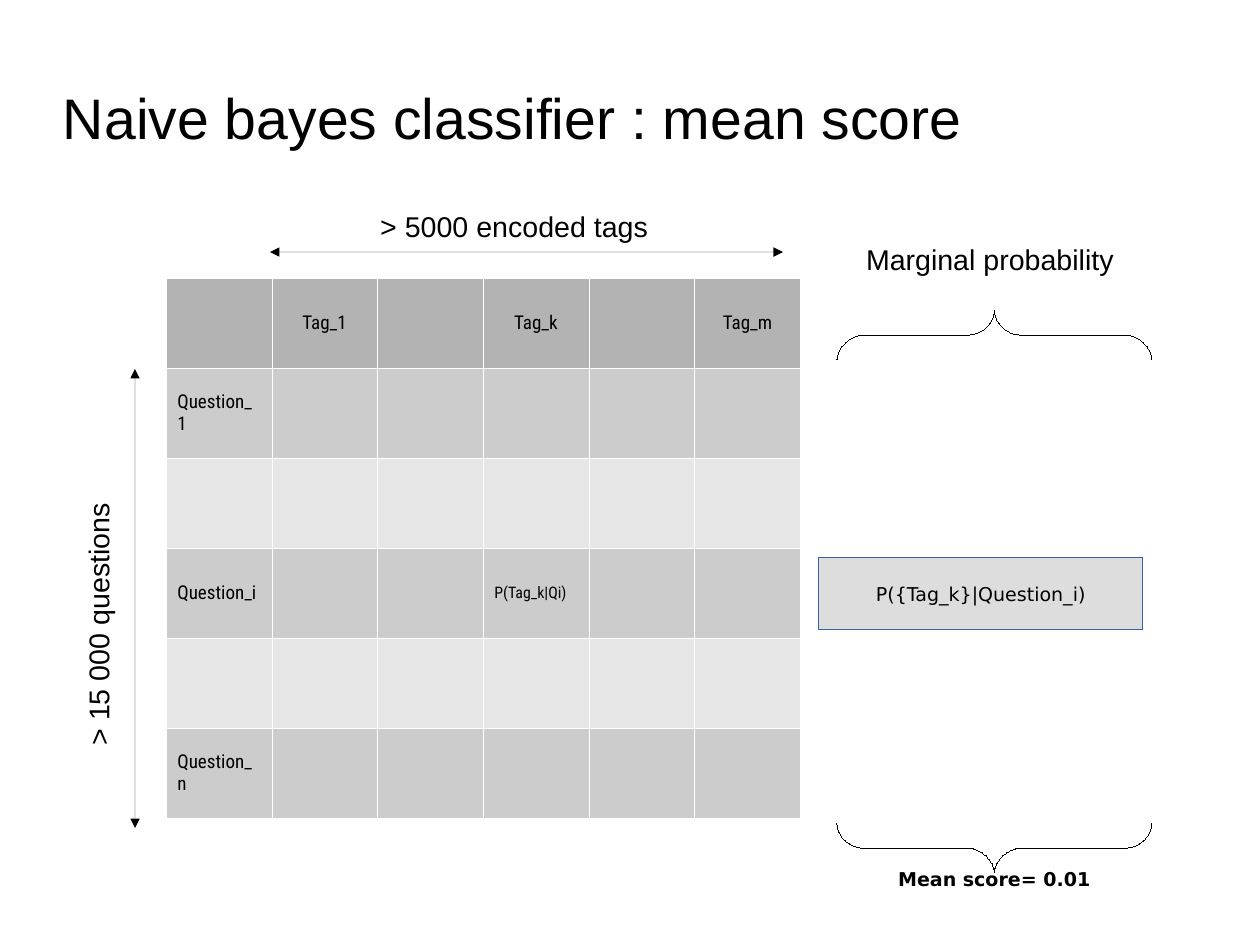
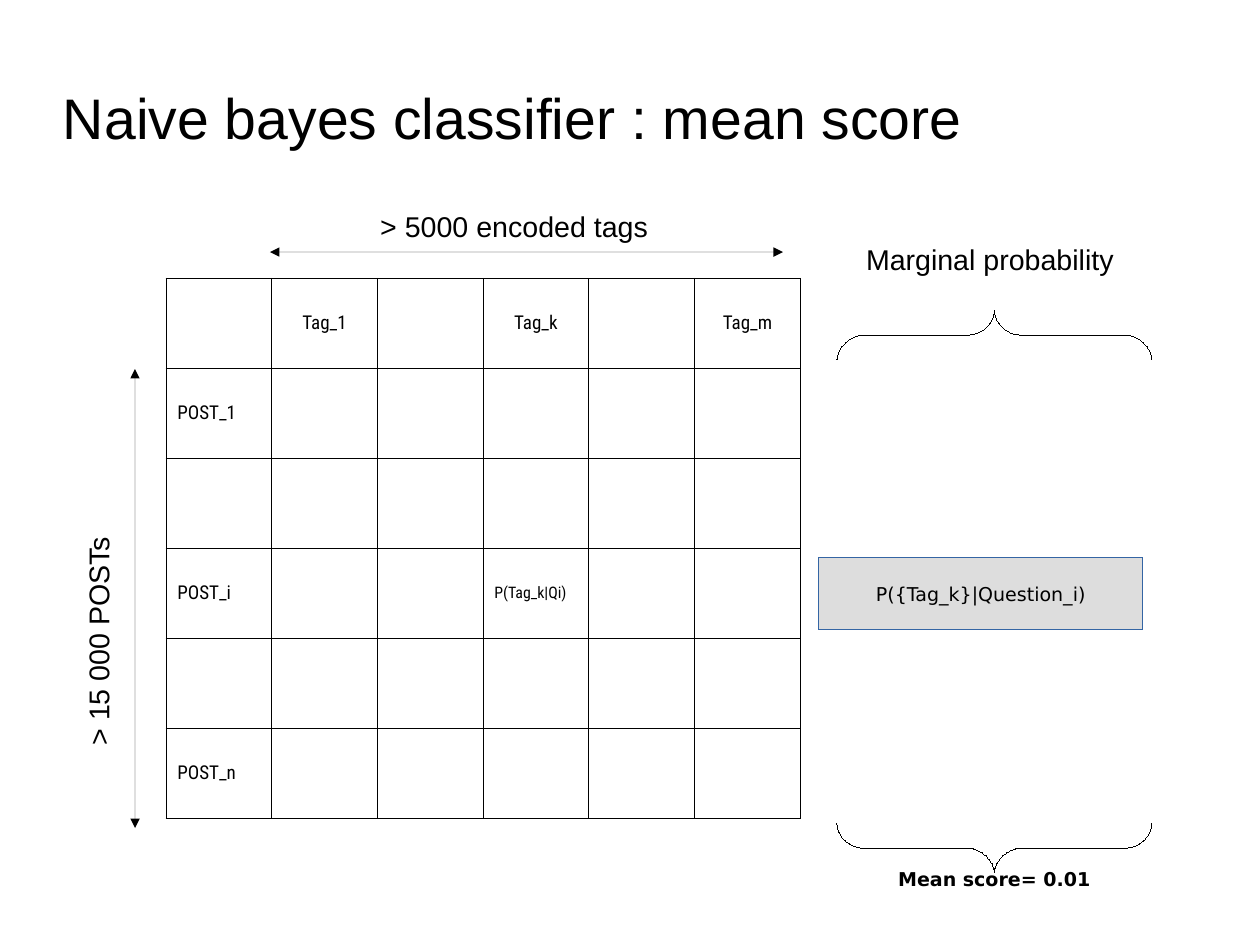
Before and after one commit to dataforcast/OC_Datascientist, a slide deck: slide 28 of P6/report/Openclassrooms_ParcoursDatascientist_P6-V1.odp. Drawn at 1260x945 pixels with LibreOffice and Linux fonts; fonts in the diff are those of the drawing; background and template pictures are left out. Boxes give left, top, right and bottom in pixels: in the first picture for what was removed or moved away, otherwise in the second. Text is boxed around its words. In the diff, an @@ line names an element or a change of style, - is before the commit and + after.

```diff
--- a/P6/report/Openclassrooms_ParcoursDatascientist_P6-V1.odp
+++ b/P6/report/Openclassrooms_ParcoursDatascientist_P6-V1.odp
@@ table at [166, 278, 798, 818] @@
-row 2, column 1: Question_1
+row 2, column 1: POST_1
-row 4, column 1: Question_i
+row 4, column 1: POST_i
-row 6, column 1: Question_n
+row 6, column 1: POST_n
@@ fill #B3B3B3 to none in 3 cells @@
@@ fill #CCCCCC to none in 4 cells @@
@@ borders changed @@
@@ text at [83, 545, 115, 718]: text changed @@
-> 15 000 questions
+> 15 000 POSTs
```
Also in this commit, not shown: 10 other slides changed, 1 slide added, 1 slide removed, 5 other files.
